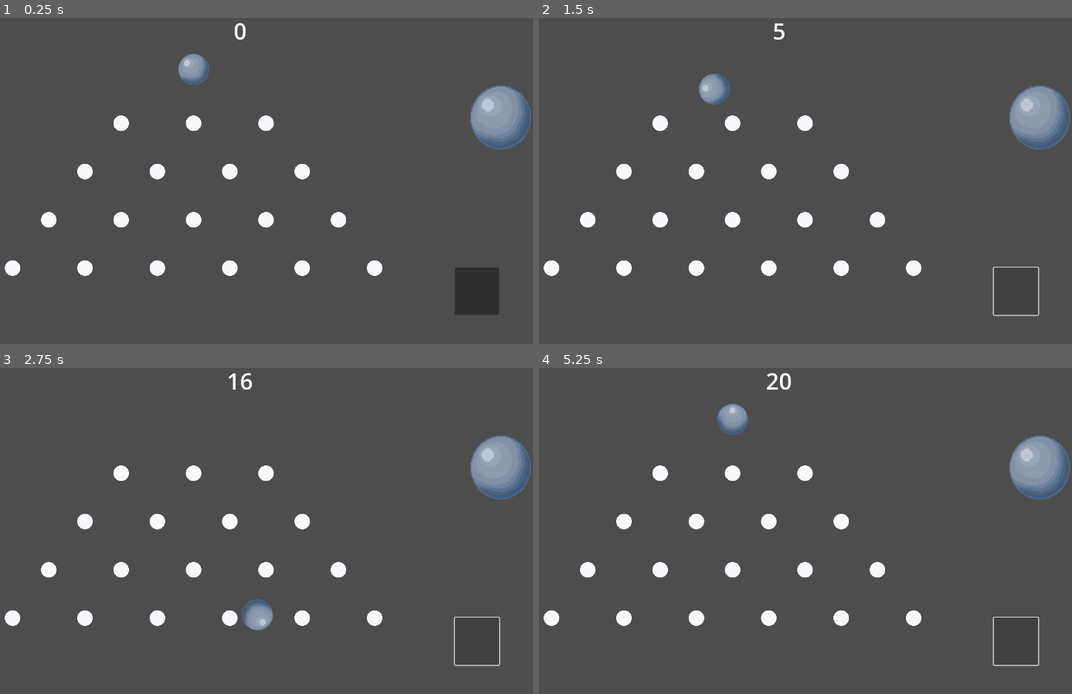
Above: before the commit, frames 1-4 (two rows, left to right).
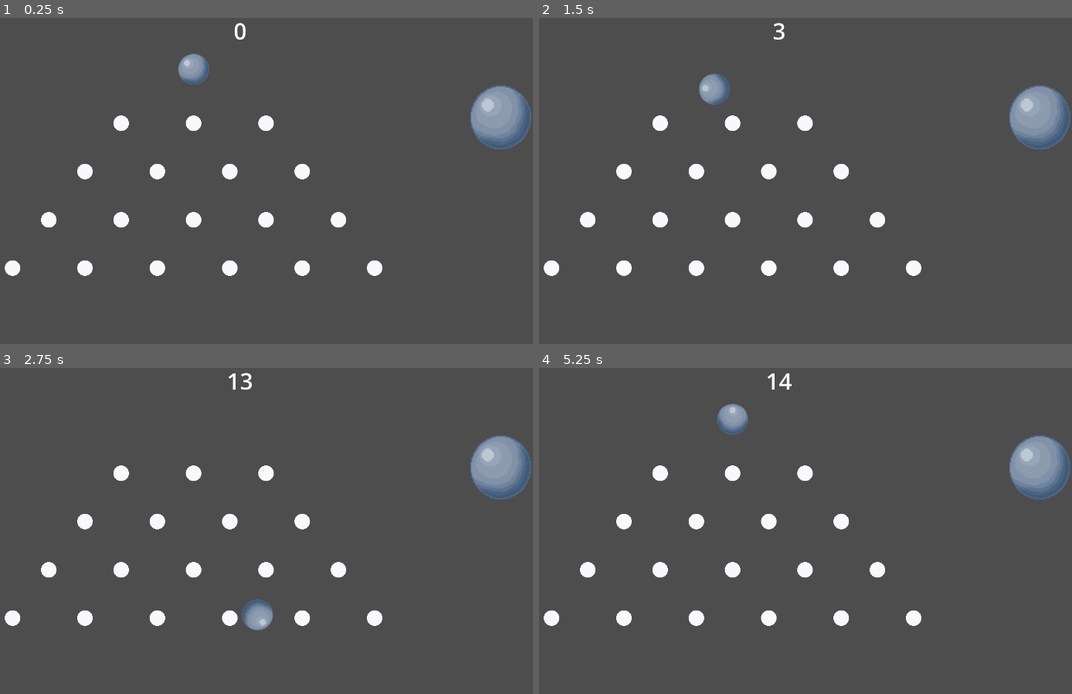
Above: after the commit, the same moments.

Repository: FiCeHo/Plink-go
Game: Godot game, scene res://game.tscn
The game is run twice, just before and just after one commit, with the same random seed, the same clock (stepped at 60 frames per second) and the same inputs.
Inputs (mouse positions are in pixels of both pictures, inside the frame that each line leads up to):
- Up to frame 1 (0.25 s): no input
- Up to frame 2 (1.5 s): click (1013, 291) at 0.52 s; click (1013, 291) at 1.27 s
- Up to frame 3 (2.75 s): click (474, 641) at 2.02 s
- Up to frame 4 (5.25 s): tap Enter at 3.5, 5 s; tap Space at 4.25 s

The runs differ from the first frame. In frame 1, 1.2% of the frame differs, in the area x 85-94%, y 76-91%; in frame 2, 0.2%; in frame 3, 0.2%; in frame 4, 0.3%.

Commit message:
Score button quitado

Diff:
--- a/plink-go!/hud.tscn
+++ b/plink-go!/hud.tscn
@@ -19,11 +19,3 @@
 horizontal_alignment = 1
 vertical_alignment = 1
 script = ExtResource("2_64ctp")
-
-[node name="Button" type="Button" parent="."]
-offset_left = 1118.0
-offset_top = 533.0
-offset_right = 1210.0
-offset_bottom = 631.0
-
-[connection signal="pressed" from="Button" to="." method="_on_button_pressed"]
